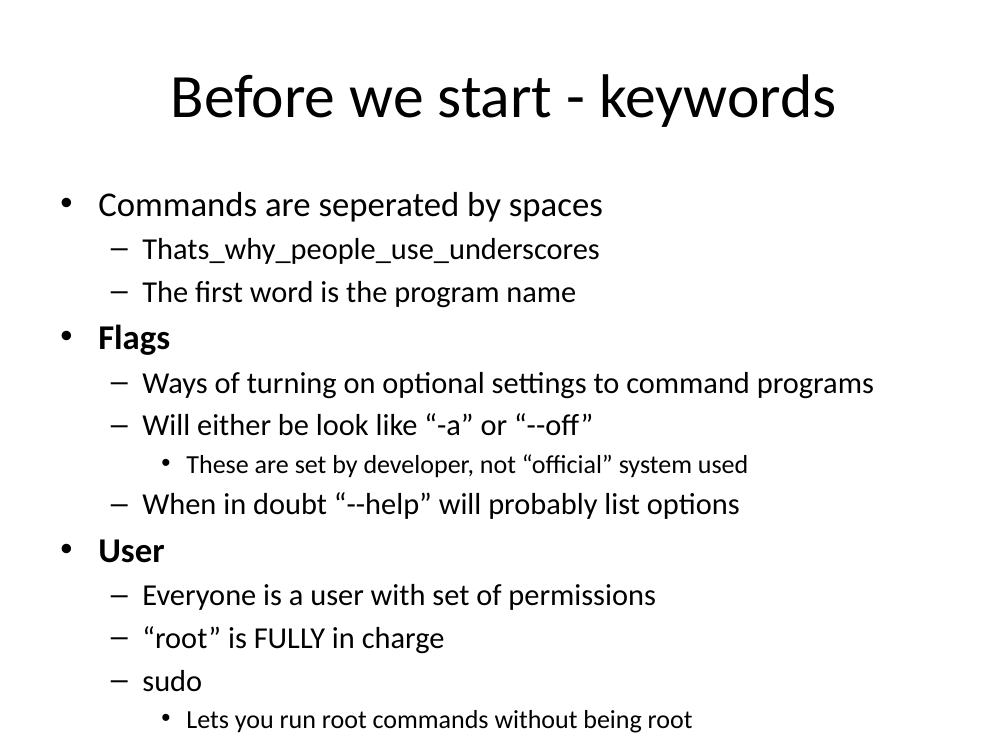
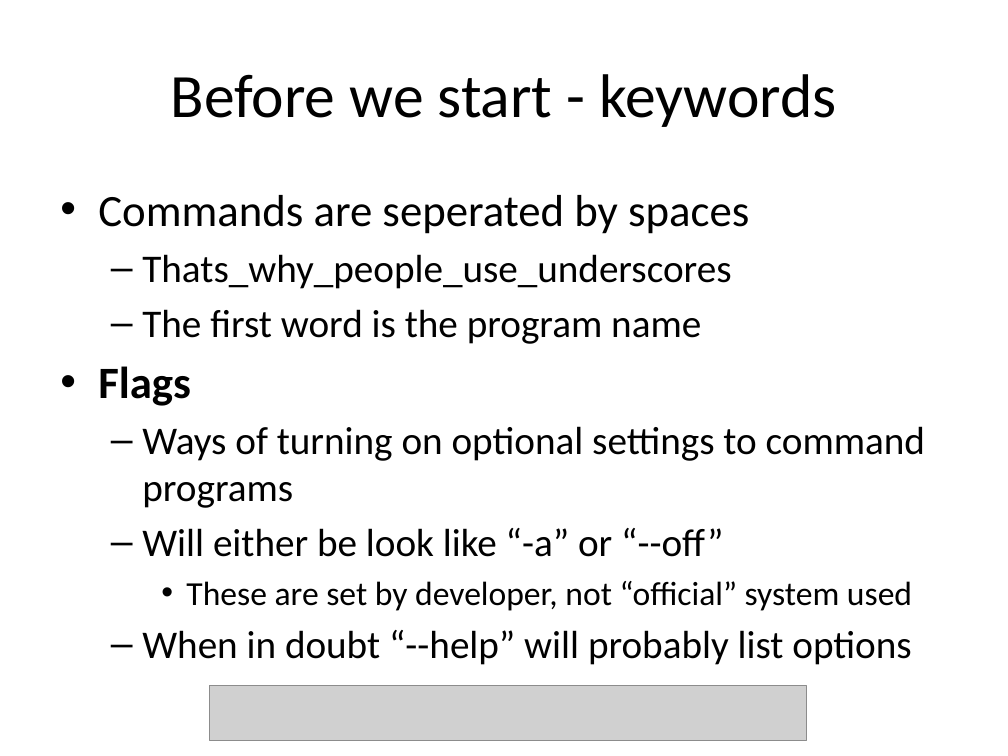
Before and after one commit to uwmadisonieee/Tutorials, a slide deck: slide 13 of Linux/Linux_101.pptx (slide 9 before the commit). Drawn at 1008x756 pixels with LibreOffice and Linux fonts; fonts in the diff are those of the drawing; grey boxes stand for pictures. Boxes give left, top, right and bottom in pixels: in the first picture for what was removed or moved away, otherwise in the second. Text is boxed around its words. In the diff, an @@ line names an element or a change of style, - is before the commit and + after.

```diff
--- a/Linux/Linux_101.pptx
+++ b/Linux/Linux_101.pptx
@@ text "Commands are seperated by spaces" at (98, 195, 925, 665): size 24.8 to 32 pt in "Commands are seperated by spaces", "Flags"; size 21.7 to 28 pt in "Thats_why_people_use_underscores", "The first word is the program name", "Ways of turning on optional settings to ...", "Will either be look like “-a” or ..." and 1 more places; size 18.6 to 24 pt in "These are set by developer, not “official” ..."; more space between paragraphs @@
@@ text at (98, 539, 693, 733): paragraphs removed @@
-• User
-  – Everyone is a user with set of permissions
-  – “root” is FULLY in charge
-  – sudo
-    • Lets you run root commands without being root
@@ picture added at (210, 685, 806, 740) @@
```
Also in this commit, not shown: 6 other slides changed, 7 slides added, 8 slides removed, 2 other files.
